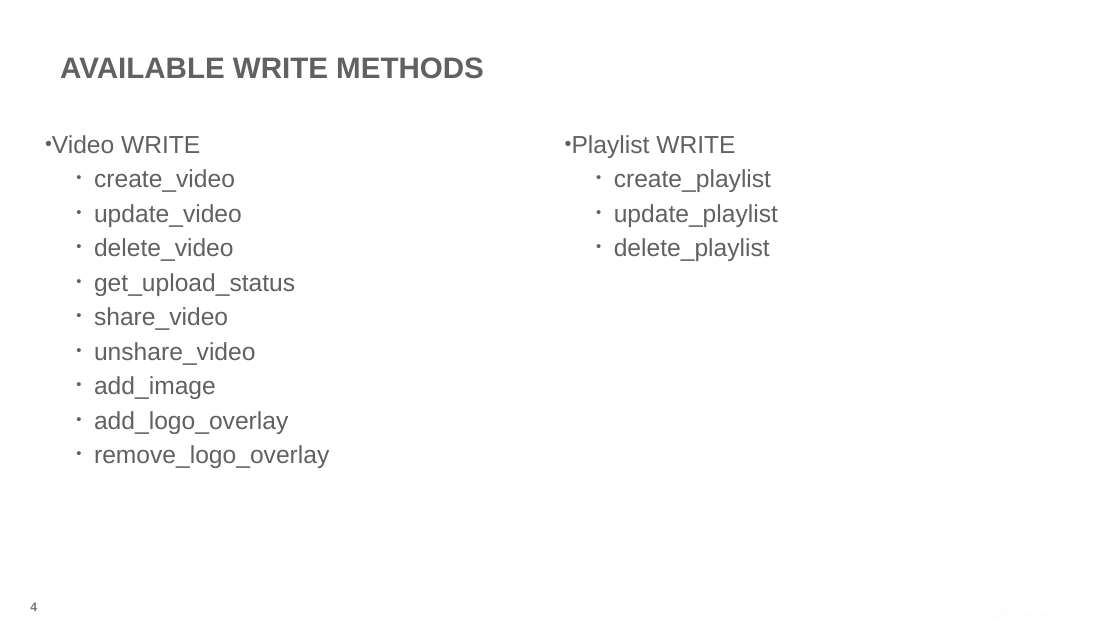
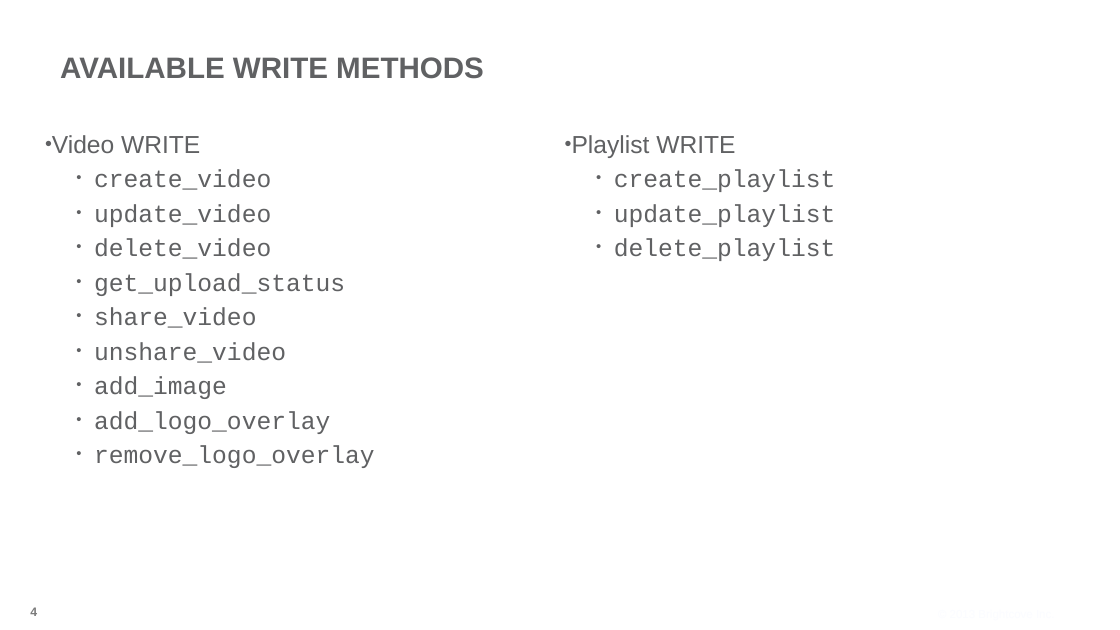
Before and after one commit to BrightcoveLearning/VideoCloudMediaAPI, a slide deck: slide 4 of VideoSessionsMaterials/understanding-write-methods.pptx. Drawn at 1120x630 pixels with LibreOffice and Linux fonts; fonts in the diff are those of the drawing; background and template pictures are left out. Boxes give left, top, right and bottom in pixels: in the first picture for what was removed or moved away, otherwise in the second. Text is boxed around its words. In the diff, an @@ line names an element or a change of style, - is before the commit and + after.

```diff
--- a/VideoSessionsMaterials/understanding-write-methods.pptx
+++ b/VideoSessionsMaterials/understanding-write-methods.pptx
@@ text at [94, 169, 375, 468]: font Arial to Courier New @@
@@ text at [614, 169, 836, 261]: font Arial to Courier New in "create_playlist", "update_playlist", "delete_playlist" @@
@@ page number: place and size @@
-page number at [30, 602, 37, 611]
+page number at [30, 607, 37, 616]
```
Also in this commit, not shown: 2 other slides changed, 2 other files.
